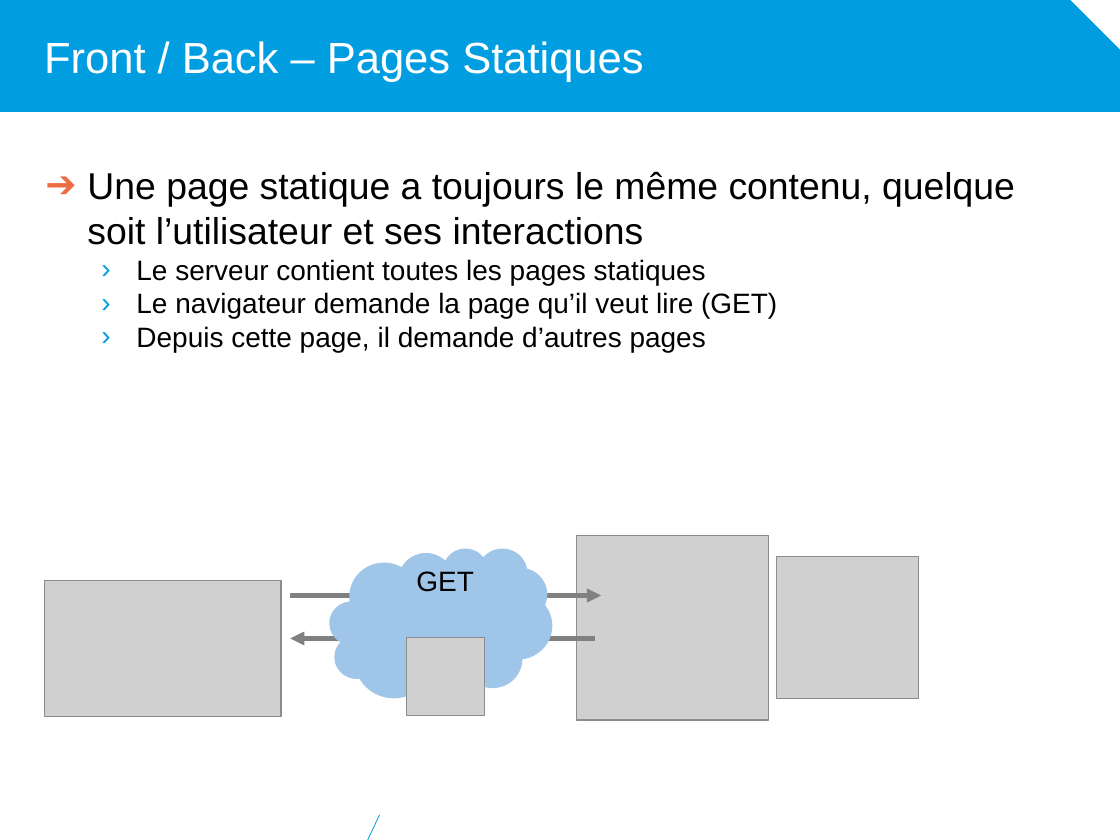
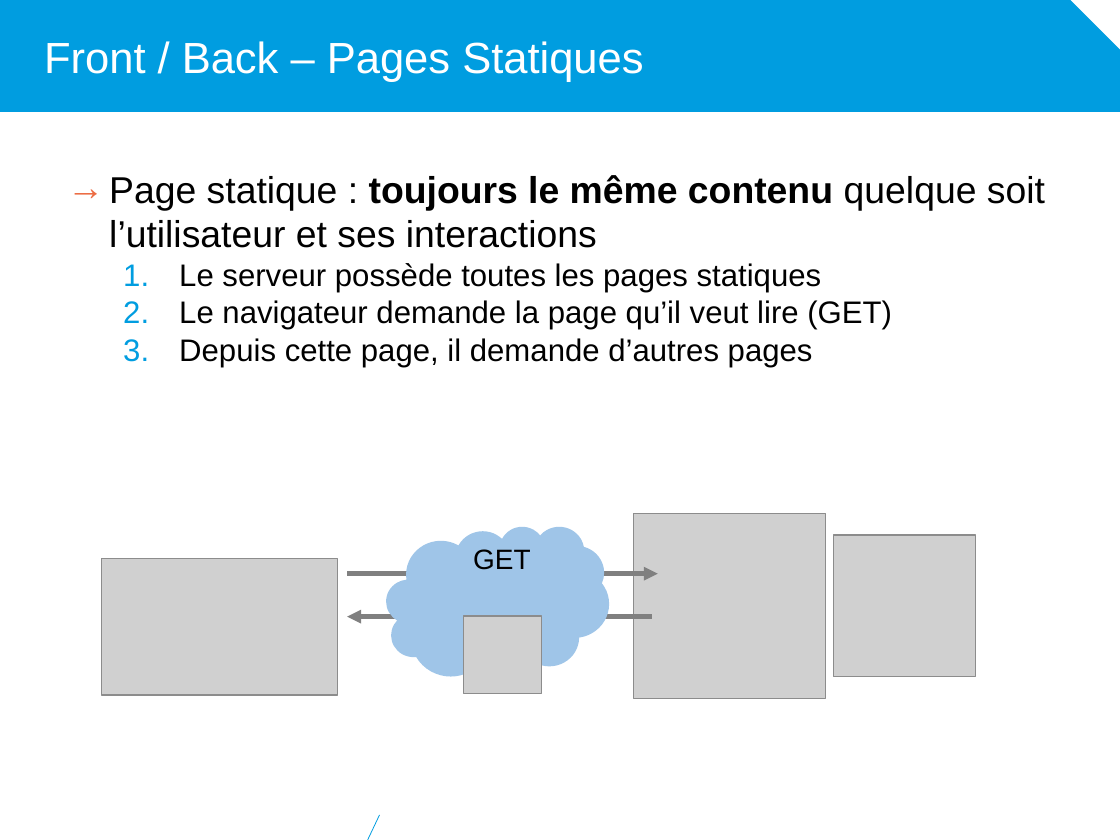
Before and after one commit to diu-uf-bordeaux/bloc1, a slide deck: slide 6 of web/5-Developpement/developpement.pptx. Drawn at 1120x840 pixels with LibreOffice and Linux fonts; fonts in the diff are those of the drawing; grey boxes stand for pictures; background and template pictures are left out. Boxes give left, top, right and bottom in pixels: in the first picture for what was removed or moved away, otherwise in the second. Text is boxed around its words. In the diff, an @@ line names an element or a change of style, - is before the commit and + after.

```diff
--- a/web/5-Developpement/developpement.pptx
+++ b/web/5-Developpement/developpement.pptx
@@ text "Page statique : toujours le ...": place and size @@
-text "Page statique : toujours le ..." at (87,171,1015,352)
+text "Page statique : toujours le ..." at (109,175,1045,367)
@@ text at (109,175,1045,292): text changed @@
-➔ Une page statique a toujours le même contenu, quelque soit l’utilisateur et ses interactions
-  › Le serveur contient toutes les pages statiques
+→ Page statique : toujours le même contenu quelque soit l’utilisateur et ses interactions
+  1. Le serveur possède toutes les pages statiques
@@ text at (179,300,892,367): size 18 to 20 pt in "Le navigateur demande la page qu’il veut ...", "Depuis cette page, il demande d’autres pages"; bullet › to 1. @@
@@ text "GET": place and size @@
-text "GET" at (416,571,473,592)
+text "GET" at (473,549,530,570)
@@ arrow moved from (290, 596) - (601, 596) to (347, 573) - (657, 573) @@
@@ 4 pictures, 1 cloud, 1 arrow: place and size @@
-4 pictures, 1 cloud, 1 arrow at (45,535,918,720)
+4 pictures, 1 cloud, 1 arrow at (102,513,976,698)
```
Also in this commit, not shown: 6 other slides changed.
